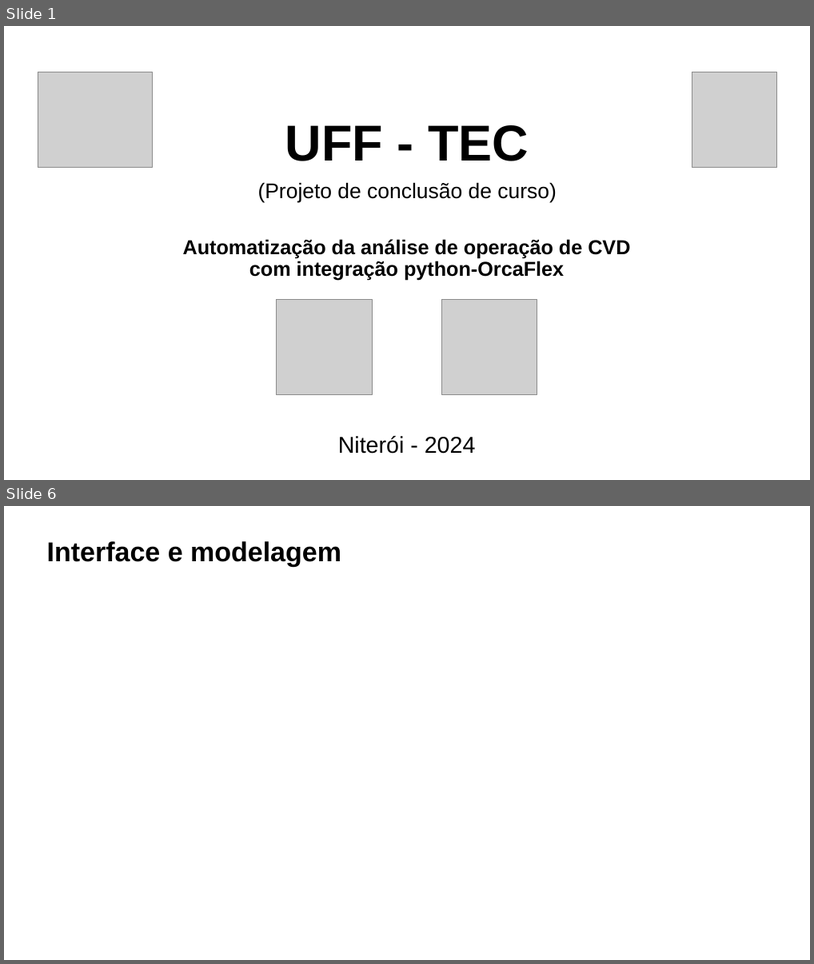
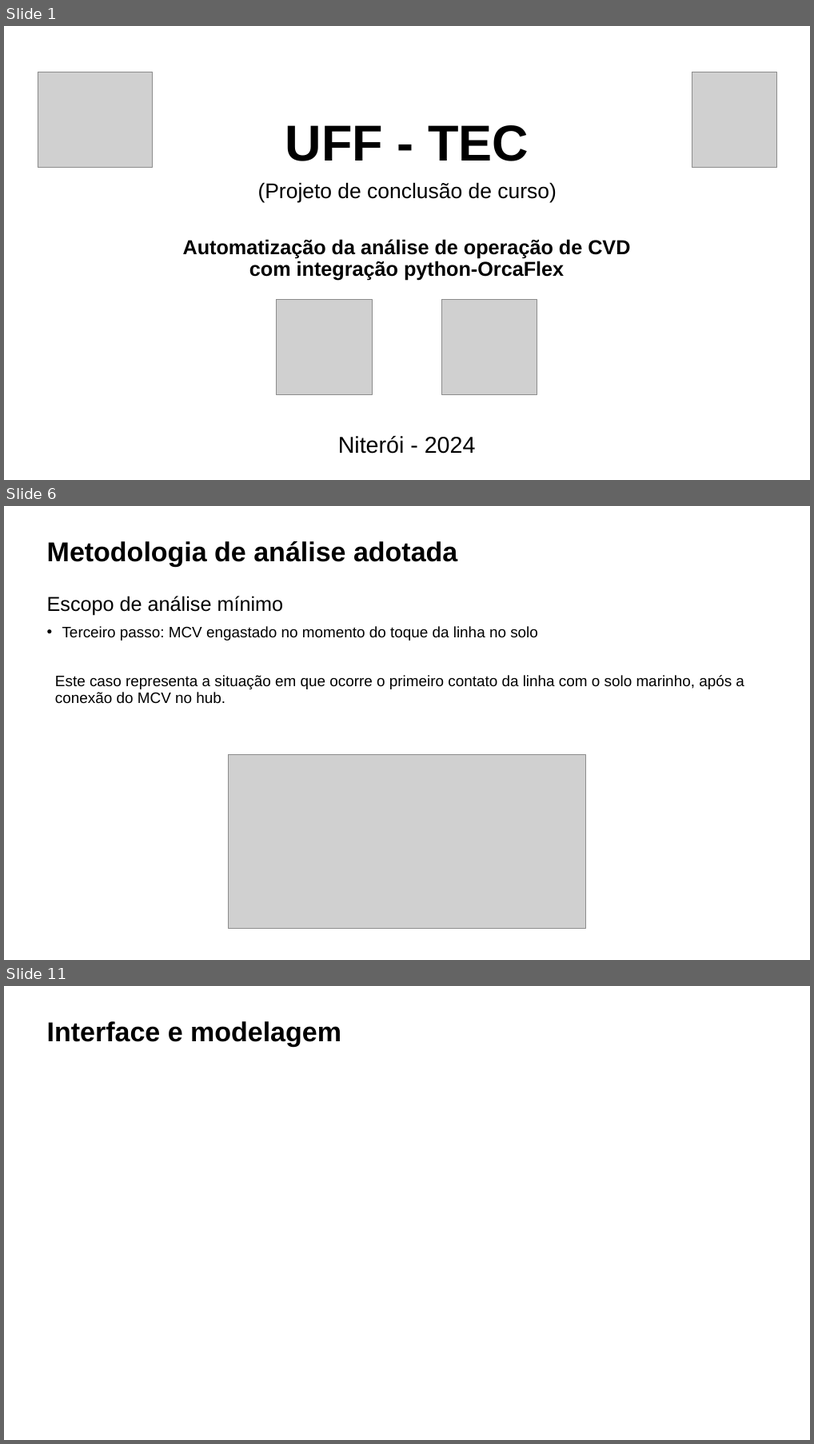
Before and after one commit to LandieTW/tcc, a slide deck: project/4-presentation/TCC - Daniel Teixeira Wanderley-WSMJ09P90N.pptx. Shown one above the other, each under a label of ours: slides 1 and 6 before the commit, slides 1, 6 and 11 after it; the slides between them are not shown. The pictures are 814x964 and 814x1444 pixels, drawn with LibreOffice and Linux fonts; fonts in the diff are those of the drawing; grey boxes stand for pictures. Boxes give left, top, right and bottom in pixels: in the first picture for what was removed or moved away, otherwise in the second. Text is boxed around its words. In the diff, an @@ line names an element or a change of style, - is before the commit and + after.

```diff
--- a/project/4-presentation/TCC - Daniel Teixeira Wanderley-WSMJ09P90N.pptx
+++ b/project/4-presentation/TCC - Daniel Teixeira Wanderley-WSMJ09P90N.pptx
@@ slide 6 added at (x1=4, y1=506, x2=810, y2=960), background #FFFFFF @@
@@ rectangle added at (x1=5, y1=507, x2=95, y2=524), fill #FFFFFF, outline #FFFFFF 1 pt @@
@@ text added at (x1=47, y1=541, x2=458, y2=566), 32.4 pt, text #000000, bold @@
+Metodologia de análise adotada
@@ text added at (x1=47, y1=596, x2=538, y2=640), 18 pt, text #000000 @@
+Escopo de análise mínimo
+• Terceiro passo: MCV engastado no momento do toque da linha no solo
@@ text added at (x1=55, y1=675, x2=745, y2=704), 18 pt, text #000000 @@
+Este caso representa a situação em que ocorre o primeiro contato da linha com o solo marinho, após a conexão do MCV no hub.
@@ picture added at (x1=229, y1=755, x2=586, y2=928) @@
@@ what was slide 6 is now slide 11 @@
```
Also in this commit, not shown: 3 slides changed, 6 other slides added, 1 slide removed, 4 other files.
